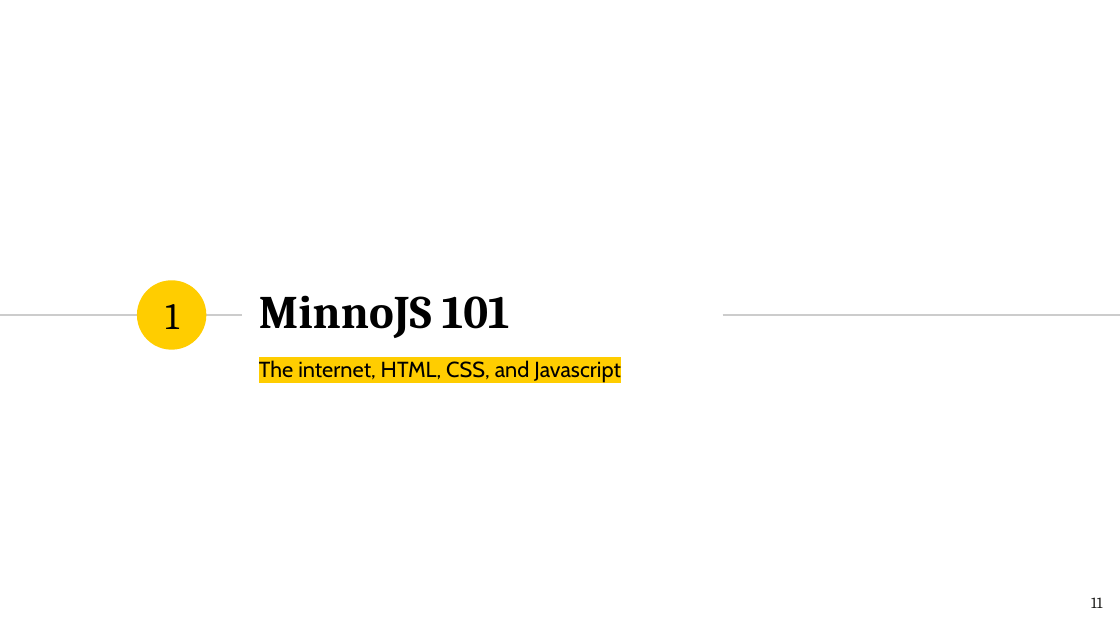
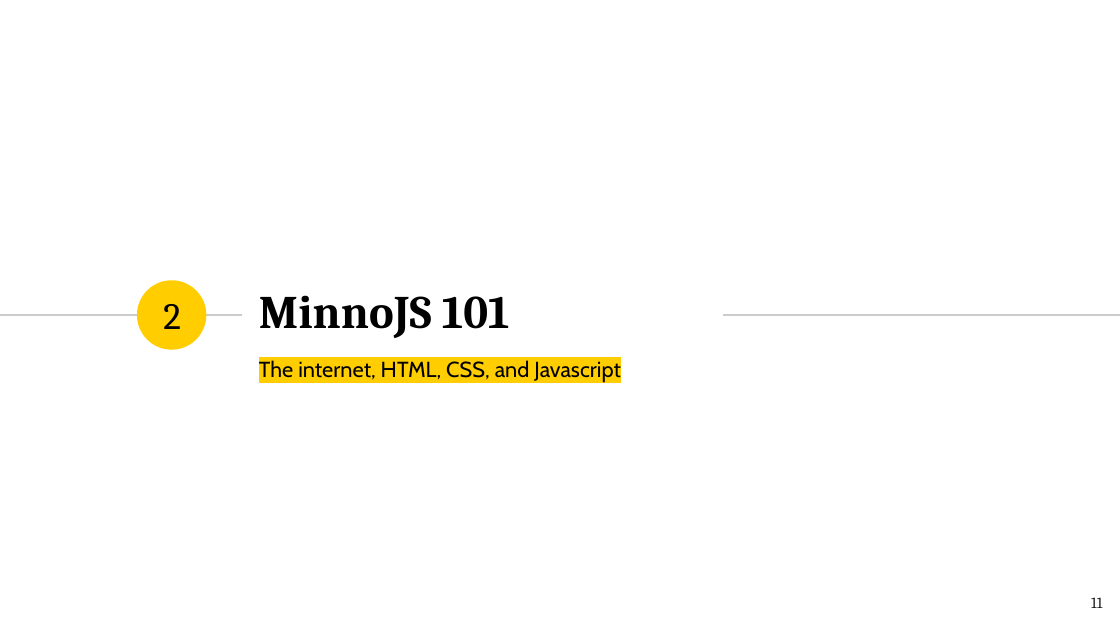
Before and after one commit to minnojs/minnojs-workshop, a slide deck: slide 11 of workshop.pptx. Drawn at 1120x630 pixels with LibreOffice and Linux fonts; fonts in the diff are those of the drawing. Boxes give left, top, right and bottom in pixels: in the first picture for what was removed or moved away, otherwise in the second. Text is boxed around its words. In the diff, an @@ line names an element or a change of style, - is before the commit and + after.

```diff
--- a/workshop.pptx
+++ b/workshop.pptx
@@ text at <box>163,304,181,329</box>: text changed @@
-1
+2
```
Also in this commit, not shown: 3 other slides changed, 4 slides added, 1 other file.
